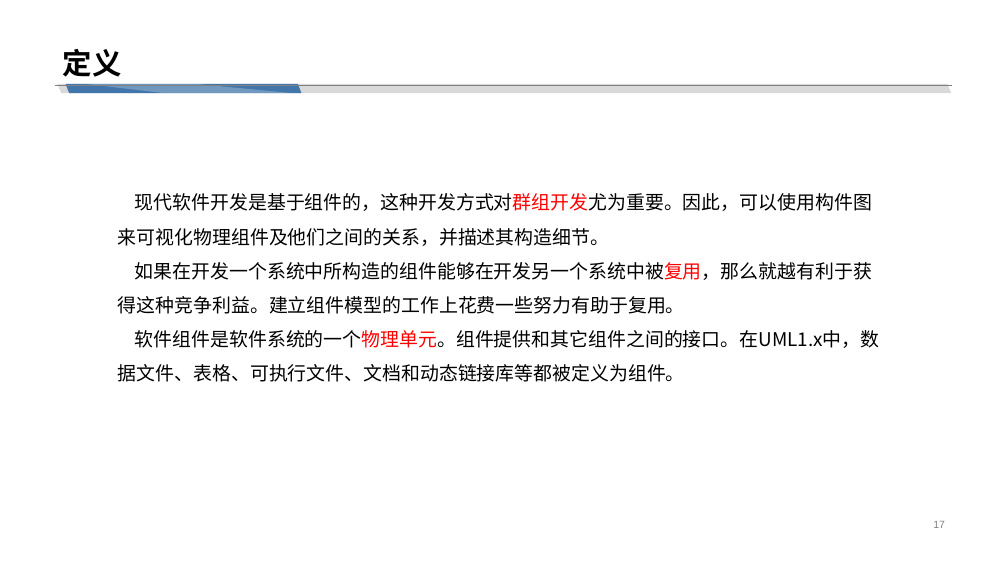
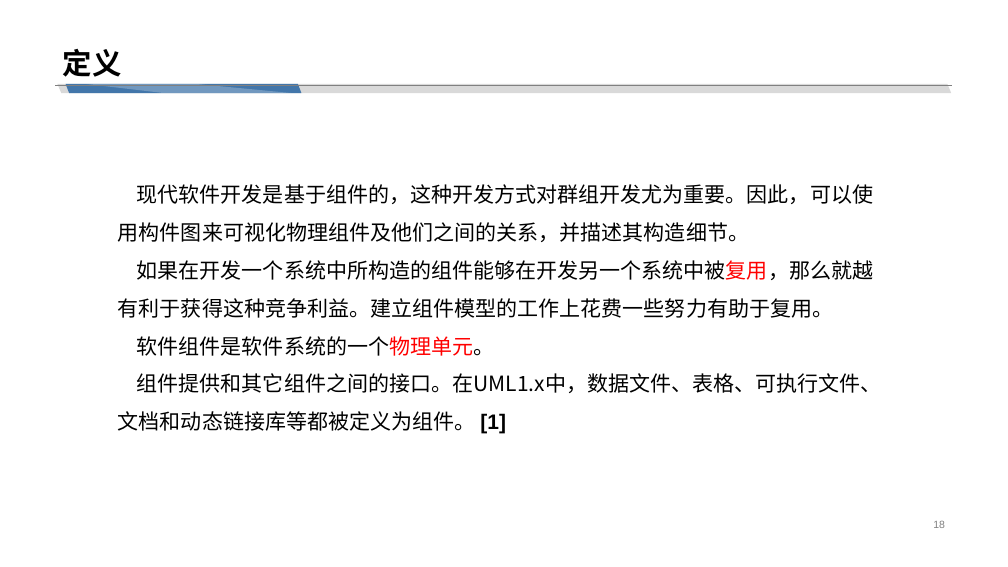
Before and after one commit to cchello/PRD2018-G01, a slide deck: slide 18 of 非受控文档/翻转PPT/UML基础III_对象图_构件图_包图.pptx (slide 17 before the commit). Drawn at 1008x567 pixels with LibreOffice and Linux fonts; fonts in the diff are those of the drawing. Boxes give left, top, right and bottom in pixels: in the first picture for what was removed or moved away, otherwise in the second. Text is boxed around its words. In the diff, an @@ line names an element or a change of style, - is before the commit and + after.

```diff
--- a/非受控文档/翻转PPT/UML基础III_对象图_构件图_包图.pptx
+++ b/非受控文档/翻转PPT/UML基础III_对象图_构件图_包图.pptx
@@ text at box(118, 184, 873, 318): size 18 to 20 pt in "现代软件开发是基于组件的，这种开发方式对群组开发尤为重要。因此，可以使用构件图来可视化物理组件及他们之间的关系，并描述其 ...", "如果在开发一个系统中所构造的组件能够在开发另一个系统中被复用，那么就越有利于获得这种竞争利益。建立组件模型的工作上花费一 ..."; text colour #FF0000 to #000000 in "现代软件开发是基于组件的，这种开发方式对群组开发尤为重要。因此，可以使用构件图来可视化物理组件及他们之间的关系，并描述其 ..." @@
@@ text at box(118, 336, 882, 434): text changed; size 18 to 20 pt @@
-软件组件是软件系统的一个物理单元。组件提供和其它组件之间的接口。在UML1.x中，数据文件、表格、可执行文件、文档和动态链接库等都被定义为组件。
+软件组件是软件系统的一个物理单元。
+组件提供和其它组件之间的接口。在UML1.x中，数据文件、表格、可执行文件、文档和动态链接库等都被定义为组件。 [1]
@@ page number at box(933, 521, 945, 528): text changed @@
-17
+18
```
Also in this commit, not shown: 27 other slides changed, 1 slide added.
